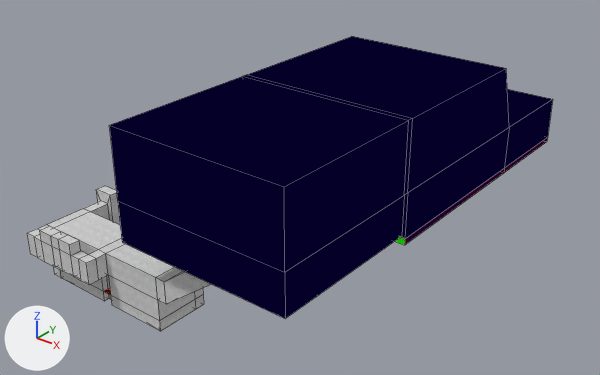
The Blender file Assets/World/W2L1/raw/w2l1.blend as it was, and as the next commit left it.
Before and after are seen from a 50 mm lens placed at (294.0, -539.0, 253.0), pointed at (-47.0, -113.0, -11.0). The axes (+X, +Y, +Z) are drawn at lower left. The lights are the same throughout. Mesh edges are drawn as thin lines.

In view in the first picture: 'Ocean', 'Part1', 'Part3', 'Part4'.
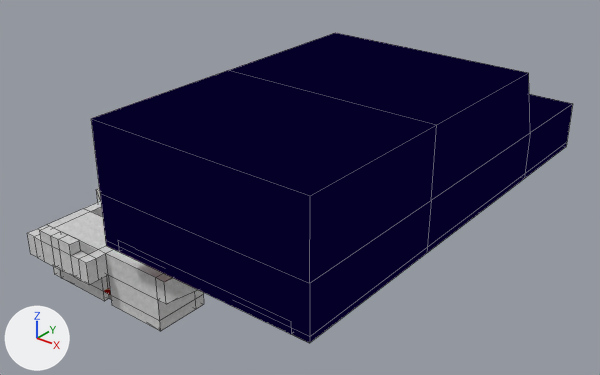
Changed parts and their boxes [x1, y1, x2, y2] in the pictures (600 x 375 px):
'Part1', reshaped (9% wider, 10% taller): before [110, 36, 553, 319]; after [91, 33, 573, 343]
'Ocean', reshaped (not visible afterwards): before [405, 138, 547, 243]
part 1 of me_plane_001, added (black): after [91, 33, 573, 343]
part 2 of me_plane_001, cut back (black): before [110, 36, 553, 319]

Diff of the bpy script that builds the scene:
```diff
--- a/Assets/World/W2L1/raw/w2l1.blend.py
+++ b/Assets/World/W2L1/raw/w2l1.blend.py
@@ me_plane_001 @@
 # used by ob_part1; location = (0.0, 0.0, 32.0)
-me_plane_001.from_pydata(...)  # 38 vertices, 35 faces; spans x -64.0..64.0, y -264.0..64.0, z -36.0..48.0
+me_plane_001.from_pydata(...)  # 59 vertices, 43 faces; spans x -80.0..80.0, y -264.0..64.0, z -36.0..48.0
+# me_plane_001 part 1: a new loose piece of 26 vertices spanning x -80.0..80.0, y -264.0..64.0, z -36.0..48.0, in mat_sky (black #040027)
+# me_plane_001 part 2
+# 34 vertices are removed from x -64.0..64.0, y -264.0..64.0, z -36.0..48.0
+# 35 faces are deleted
+# 13 vertices are added at x -68.0..52.0, y -264.0..-148.0, z -36.0..-28.0
+# 10 new vertices lie (16.0, 0.0, 0.0) away from vertices in x -68.0..52.0, y -264.0..-148.0, z -36.0..-28.0
+# 6 new vertices lie (0.0, 0.0, -8.0) away from vertices in x -68.0..68.0, y -264.0..-152.0, z -28.0
+# 22 new faces join them, mat_grid
 me_plane_001.materials.append(mat_sky)
@@ me_plane_002 @@
 # used by ob_ocean; location = (0.0, 0.0, 32.0)
-me_plane_002.from_pydata(...)  # 8 vertices, 6 faces; spans x -64.0..64.0, y -148.0..64.0, z -36.0..-32.0
+me_plane_002.from_pydata(...)  # 10 vertices, 3 faces, 1 loose edge; spans x -80.0..80.0, y -264.0..64.0, z -32.0
+# me_plane_002 part 3: the whole mesh is rebuilt
 me_plane_002.materials.append(mat_ocean)
```
